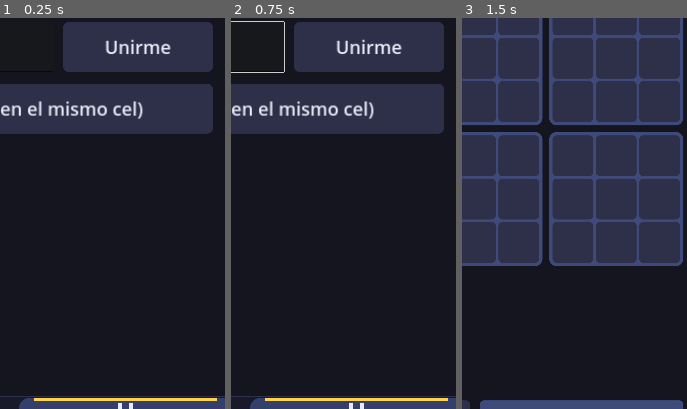
Above: before the commit, frames 1-3 (left to right).
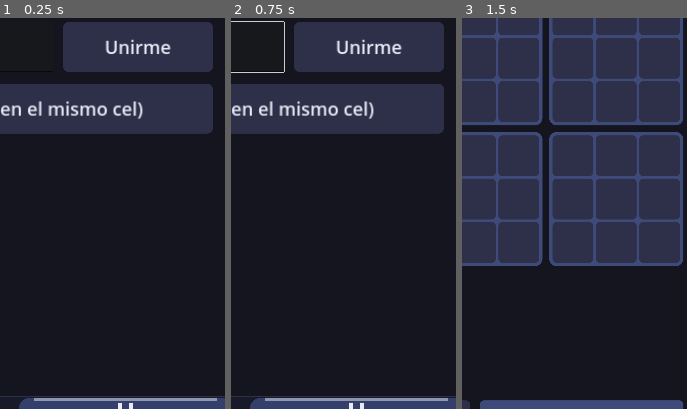
Above: after the commit, the same moments.

Repository: Danny-Carvajal/mega-tac-toe
Game: Godot game, scene res://scenes/main.tscn
Same seed, same stepped clock (60 frames per second), same inputs: the game is played once before the commit and once after it.
Inputs (mouse positions are % of the whole screen's width and height, from its top left):
- Up to frame 1 (0.25 s): no input
- Up to frame 2 (0.75 s): click (32, 46) at 0.52 s; type "12" at 0.6 s
- Up to frame 3 (1.5 s): click "Jugar local (2 en el mismo ce…" at 1.25 s
The pictures show only the part of the screen within x 47-97%, y 43-93%; the shares and areas given below are measured in that part.

The runs differ from the first frame. In frame 1, 0.6% of the frame differs, in the area x 15-97%, y 97-98%; in frame 2, 0.6%; in frame 3, nothing differs.

Commit message:
Exportar a Web (GitHub Pages), barra de pestañas en gris, fondo oscuro de letterbox
Co-Authored-By: Claude Sonnet 5.5 <noreply@anthropic.com>
Claude-Session: https://claude.ai/code/session_01HUKyEvTFc2Kz12NC1UEzgi

Diff:
--- a/project.godot
+++ b/project.godot
@@ -24,6 +24,8 @@
 
 [rendering]
 
+environment/defaults/default_clear_color=Color(0.0784314, 0.0823529, 0.121569, 1)
+
 textures/vram_compression/import_etc2_astc=true
 renderer/rendering_method="gl_compatibility"
 renderer/rendering_method.mobile="gl_compatibility"
--- a/scripts/app.gd
+++ b/scripts/app.gd
@@ -15,6 +15,9 @@
 
 
 func _ready() -> void:
+	# En el navegador la ventana puede ser ancha: se mantiene la proporción de celular.
+	if OS.has_feature("web"):
+		get_window().content_scale_aspect = Window.CONTENT_SCALE_ASPECT_KEEP
 	profile.load_from_disk()
 	net = NetClient.new()
 	add_child(net)
--- a/scripts/menu.gd
+++ b/scripts/menu.gd
@@ -589,7 +589,7 @@
 	const LABELS := ["Colores", "Jugar"]
 	const BAR := Color("181a29")
 	const PILL := Color("34406b")
-	const ACCENT := Color("ffd24d")
+	const ACCENT := Color("8f95ad")
 
 	var position_f := 1.0
 	var colors: Array = [Color("e5484d"), Color("3b82f6")]
Not shown, changed: export_presets.cfg
